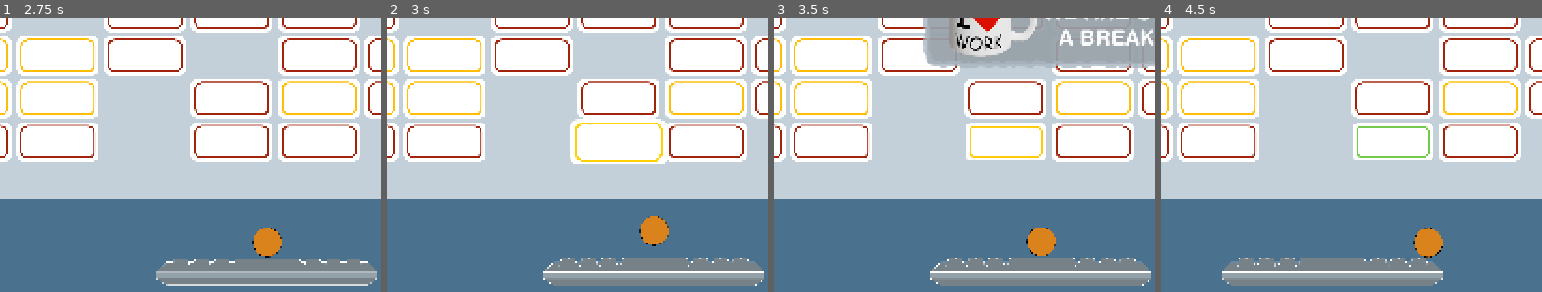
Above: before the commit, frames 1-4 (left to right).
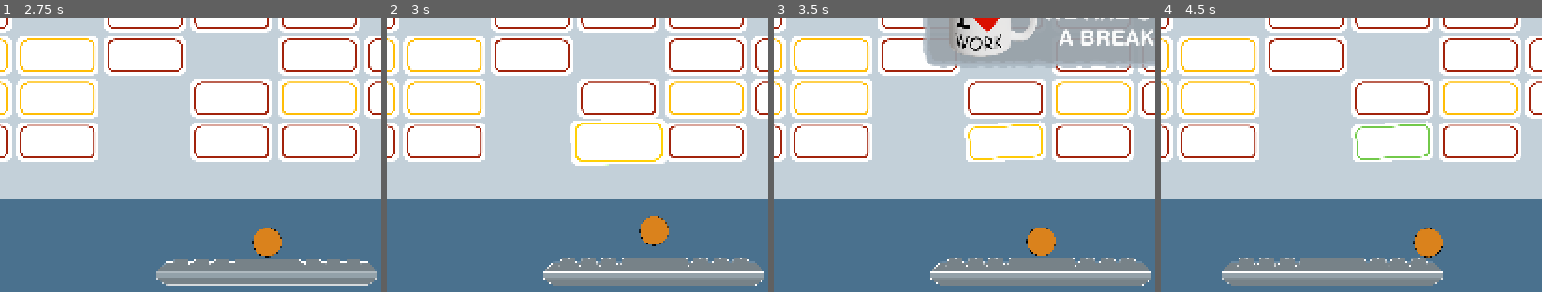
Above: after the commit, the same moments.

Repository: grkovalev/office-game
Game: Godot game, scene res://backlogarkanoid.tscn
The game is run twice, just before and just after one commit, with the same random seed, the same clock (stepped at 60 frames per second) and the same inputs. This scene is started directly instead of the project's main scene.
Inputs (mouse positions are % of the whole screen's width and height, from its top left):
- Up to frame 1 (2.75 s): click (18, 16) at 0.5 s; click (18, 16) at 1.25 s; click (18, 16) at 2 s
- Up to frame 2 (3 s): tap Enter at 2.75 s; move the mouse to (43, 72) at 2.77 s; hold Up (ui_up) from 2.78 s (still down); tap R at 2.85 s; click (43, 72) at 2.92 s
- Up to frame 3 (3.5 s): keep holding Up (ui_up); tap Space at 3.02 s
- Up to frame 4 (4.5 s): release Up (ui_up) at 3.5 s; drag from (80, 66) to (43, 72) at 3.52 s; tap Space at 4.25 s; move the mouse to (17, 34) at 4.27 s; hold Left (ui_left) from 4.28 s (still down); tap R at 4.35 s
The pictures show only the part of the screen within x 14-64%, y 50-100%; the shares and areas given below are measured in that part.

Frame 1 is identical in both runs. In frame 2, 0.2% of the frame differs, in the area x 48-73%, y 36-55%; in frame 3, 0.4%, in the area x 49-72%, y 37-53%; in frame 4, 0.4%.

Commit message:
bricks slightly rotate as a result of hit impact

Diff:
--- a/backlog_brick.gd
+++ b/backlog_brick.gd
@@ -15,10 +15,13 @@
 var impact_scale: float = 1.2
 ## Impact tween: modulate flash (e.g. 1.4 = brief brighten). 0 = no flash.
 var impact_modulate_peak: float = 1.35
+## Impact tween: max rotation tilt in radians (~0.06 = 3.4°). Kept small so bricks don't overlap neighbors.
+var impact_tilt_angle: float = 0.06
 
 ## Call when the ball hits this brick. Returns true if the brick should be removed, false if it only got damaged.
-func take_hit() -> bool:
-	_play_impact_tween()
+## impact_normal: outward normal of the brick face that was hit (from ball); used for tilt direction.
+func take_hit(impact_normal: Vector2 = Vector2.ZERO) -> bool:
+	_play_impact_tween(impact_normal)
 	hits_left -= 1
 	if hits_left <= 0:
 		return true
@@ -29,18 +32,26 @@
 				break
 	return false
 
-func _play_impact_tween() -> void:
+func _play_impact_tween(impact_normal: Vector2 = Vector2.ZERO) -> void:
 	var sprite: Sprite2D = _get_sprite()
 	if sprite == null:
 		return
 	var start_scale: Vector2 = sprite.scale
 	var start_mod: Color = sprite.modulate
+	var start_rotation: float = sprite.rotation
+	# Tilt direction from impact side: normal.x - normal.y gives consistent lean per face, small so no overlap
+	var norm: Vector2 = impact_normal.normalized() if impact_normal != Vector2.ZERO else Vector2.ZERO
+	var tilt_rad: float = impact_tilt_angle * (norm.x - norm.y) if norm != Vector2.ZERO else 0.0
 	var tween := create_tween()
 	tween.set_ease(Tween.EASE_OUT)
 	tween.set_trans(Tween.TRANS_BACK)
 	# Scale punch: grow then back
 	tween.tween_property(sprite, "scale", start_scale * impact_scale, impact_duration * 0.4)
 	tween.tween_property(sprite, "scale", start_scale, impact_duration * 0.6).set_ease(Tween.EASE_OUT).set_trans(Tween.TRANS_BACK)
+	# Rotation tilt (sprite only) so collision stays axis-aligned and bricks don't overlap
+	if abs(tilt_rad) > 0.0001:
+		tween.parallel().tween_property(sprite, "rotation", start_rotation + tilt_rad, impact_duration * 0.35)
+		tween.parallel().tween_property(sprite, "rotation", start_rotation, impact_duration * 0.65).set_delay(impact_duration * 0.35).set_ease(Tween.EASE_OUT).set_trans(Tween.TRANS_QUAD)
 	if impact_modulate_peak > 0.0:
 		var peak_mod := Color(start_mod.r * impact_modulate_peak, start_mod.g * impact_modulate_peak, start_mod.b * impact_modulate_peak, start_mod.a)
 		tween.parallel().tween_property(sprite, "modulate", peak_mod, impact_duration * 0.25)
--- a/ball_char.gd
+++ b/ball_char.gd
@@ -186,7 +186,7 @@
 				current_speed = min(current_speed + brick_speed_boost, cap)
 
 			if brick.has_method("take_hit"):
-				if brick.take_hit():
+				if brick.take_hit(brick_normal):
 					if brick.has_method("play_destroy_animation"):
 						brick.play_destroy_animation()
 					else:
